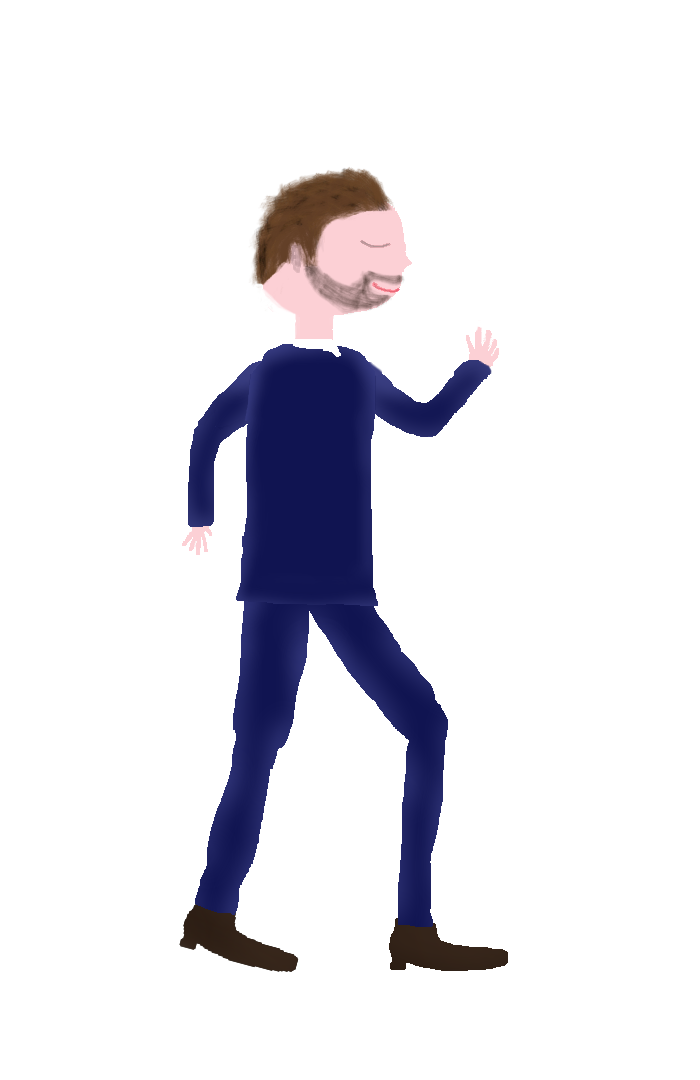
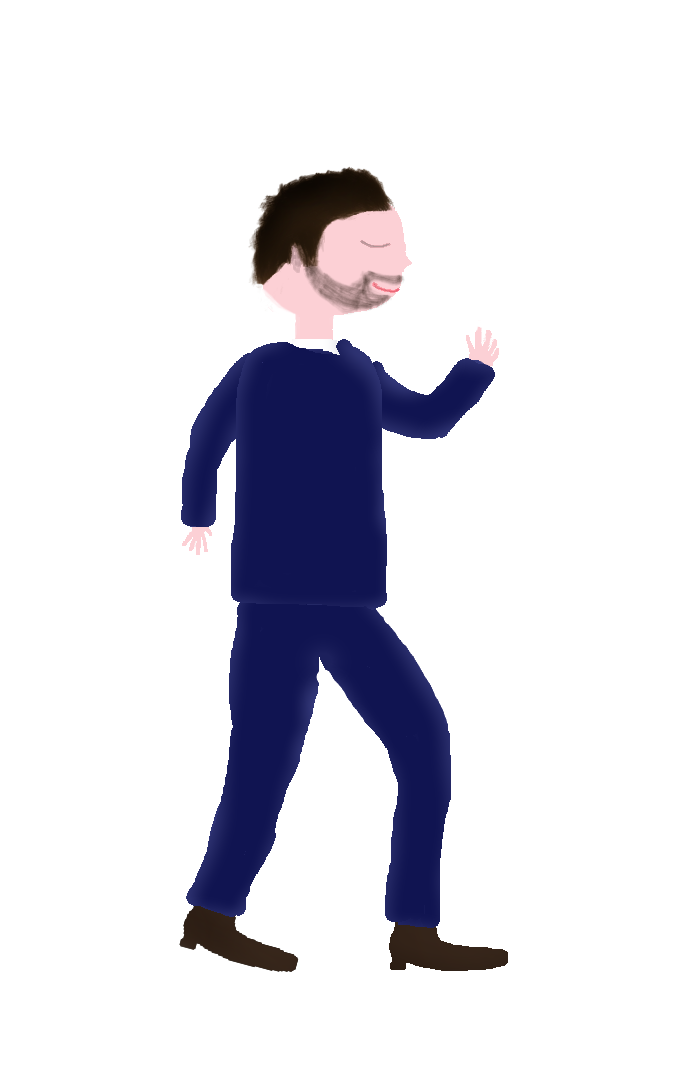
Before/after of a 700px x 1080px layered artwork. What changed in the layer stack:
painted on "Suit-Top" over (231, 339, 387, 610)
painted on "Suit-Arms" over (181, 353, 495, 527)
painted on "Suit-Bot" over (186, 579, 451, 928)
painted on "Hair" over (248, 166, 395, 290)
